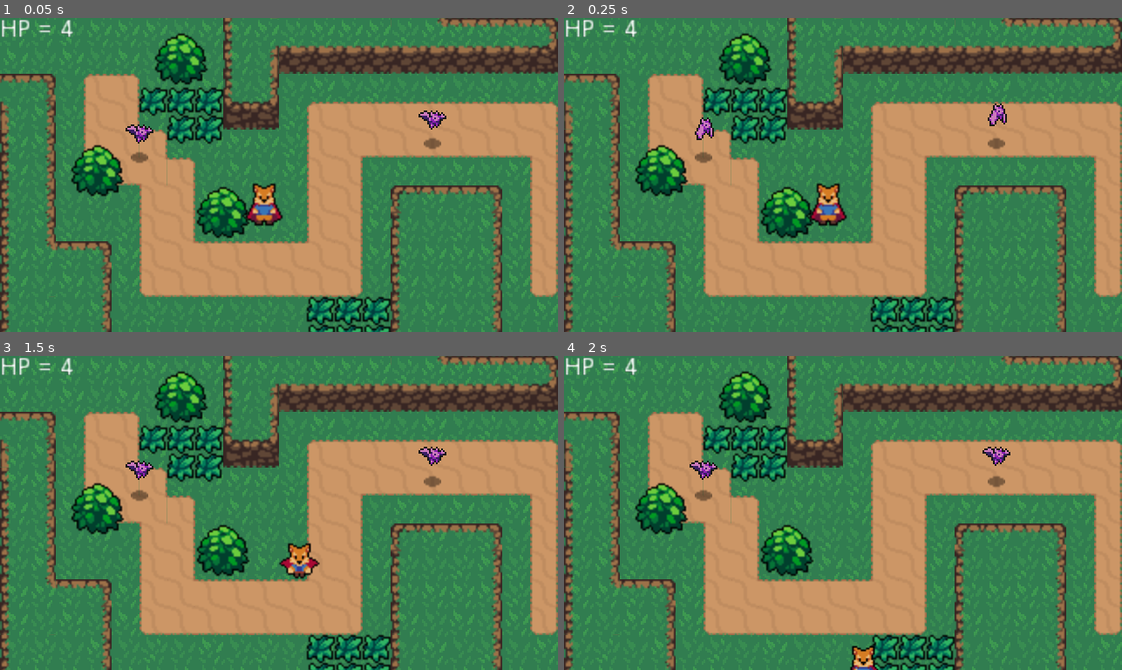
Above: before the commit, frames 1-4 (two rows, left to right).
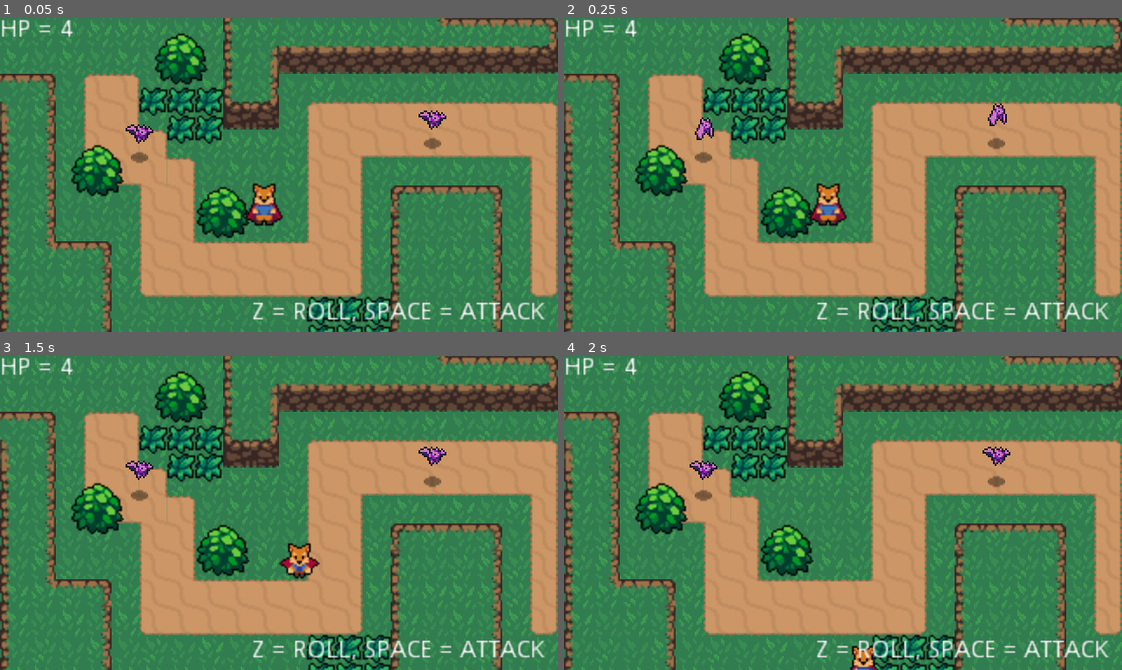
Above: after the commit, the same moments.

Repository: kylehorton33/topDownRPG
Game: Godot game, scene res://src/World.tscn
Two runs of this game, one before a commit and one after it. Both use one fixed random seed, a clock stepped at 60 frames per second and the inputs below.
Inputs:
- Up to frame 1 (0.05 s): no input
- Up to frame 2 (0.25 s): no input
- Up to frame 3 (1.5 s): hold Right (ui_right) 0.53-1.28 s; tap Space (attack) at 0.6 s; hold Down (ui_down) from 1.28 s (still down); tap Z (roll) at 1.35 s
- Up to frame 4 (2 s): keep holding Down (ui_down)

The runs differ from the first frame. In frame 1, 1.1% of the frame differs, in the area x 45-98%, y 90-97%; in frame 2, 1.1%; in frame 3, 1.1%; in frame 4, 1.1%.

Commit message:
update for game test

Diff:
--- a/src/Player.tscn
+++ b/src/Player.tscn
@@ -637,7 +637,7 @@
 position = Vector2( 0, -14 )
 texture = ExtResource( 2 )
 hframes = 60
-frame = 50
+frame = 18
 
 [node name="CollisionShape2D" type="CollisionShape2D" parent="."]
 position = Vector2( -2, -6 )
--- a/src/World.tscn
+++ b/src/World.tscn
@@ -562,3 +562,12 @@
 position = Vector2( 248, 72 )
 
 [node name="HealthUI" parent="." instance=ExtResource( 8 )]
+
+[node name="Label" type="Label" parent="."]
+anchor_right = 1.0
+anchor_bottom = 1.0
+margin_left = 144.0
+margin_top = 162.0
+margin_right = 312.0
+margin_bottom = 176.0
+text = "Z = ROLL, SPACE = ATTACK"
